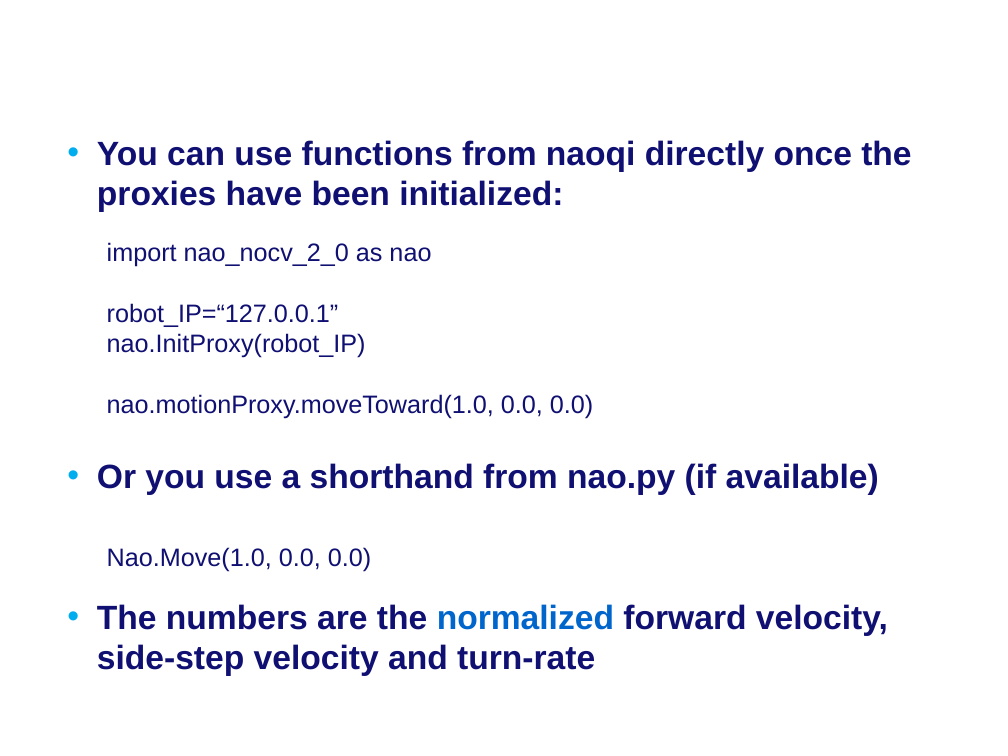
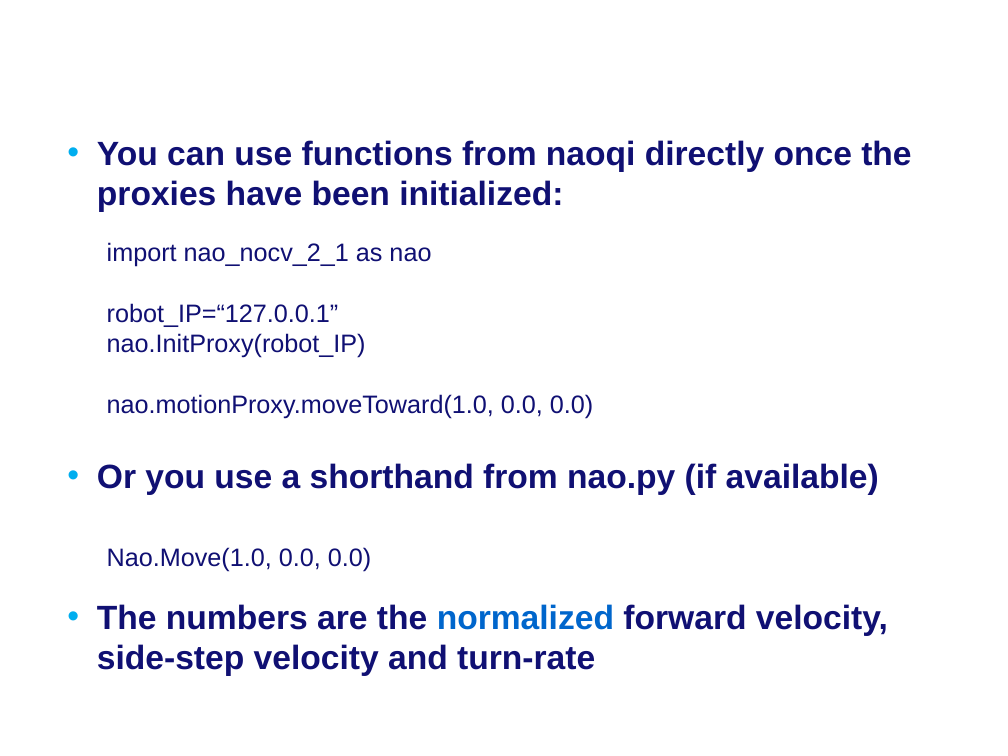
Before and after one commit to Rctue/nao-lib, a slide deck: slide 5 of Manual nao-lib.pptx. Drawn at 1008x756 pixels with LibreOffice and Linux fonts; fonts in the diff are those of the drawing; background and template pictures are left out. Boxes give left, top, right and bottom in pixels: in the first picture for what was removed or moved away, otherwise in the second. Text is boxed around its words. In the diff, an @@ line names an element or a change of style, - is before the commit and + after.

```diff
--- a/Manual nao-lib.pptx
+++ b/Manual nao-lib.pptx
@@ text at <box>107,242,431,267</box>: text changed @@
-import nao_nocv_2_0 as nao
+import nao_nocv_2_1 as nao
```
Also in this commit, not shown: 4 other slides changed, 1 other file.
